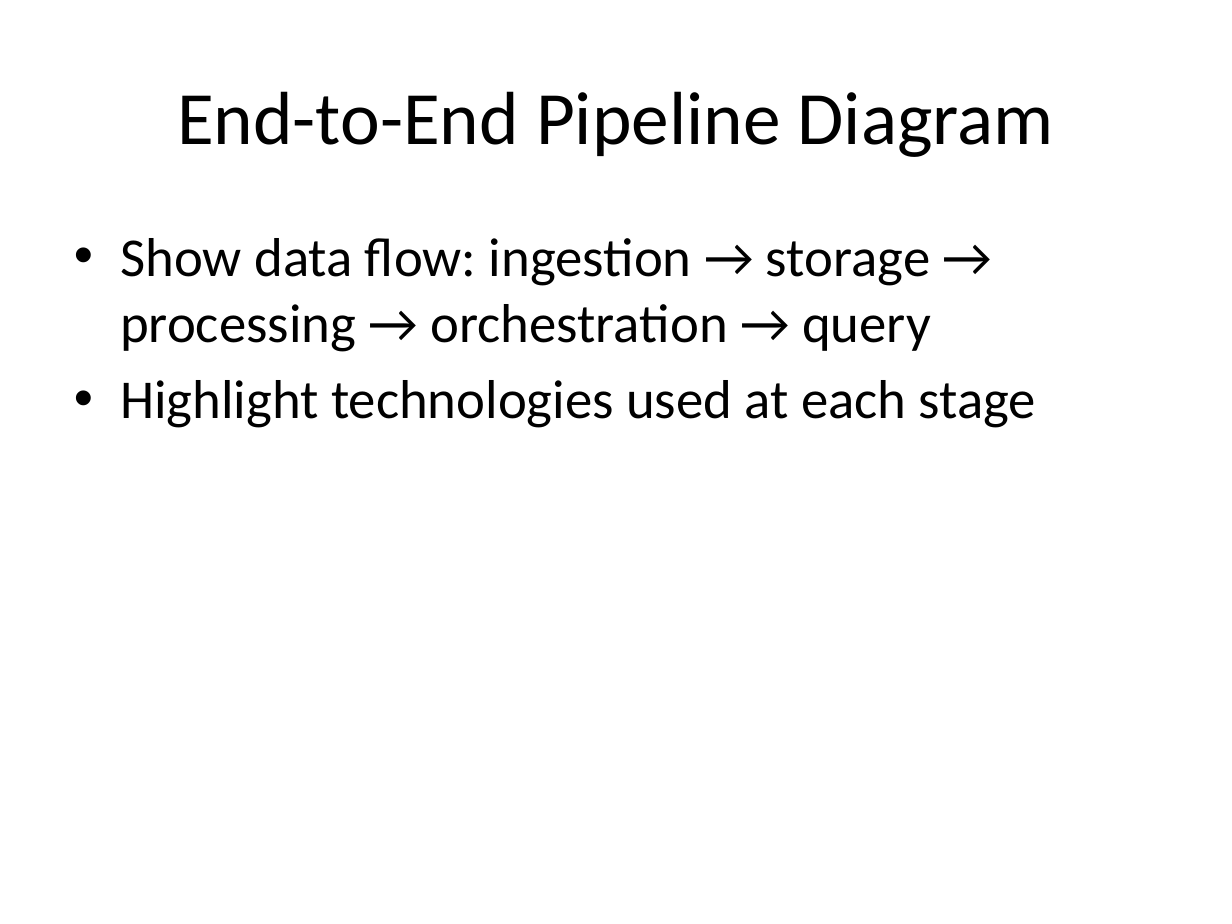
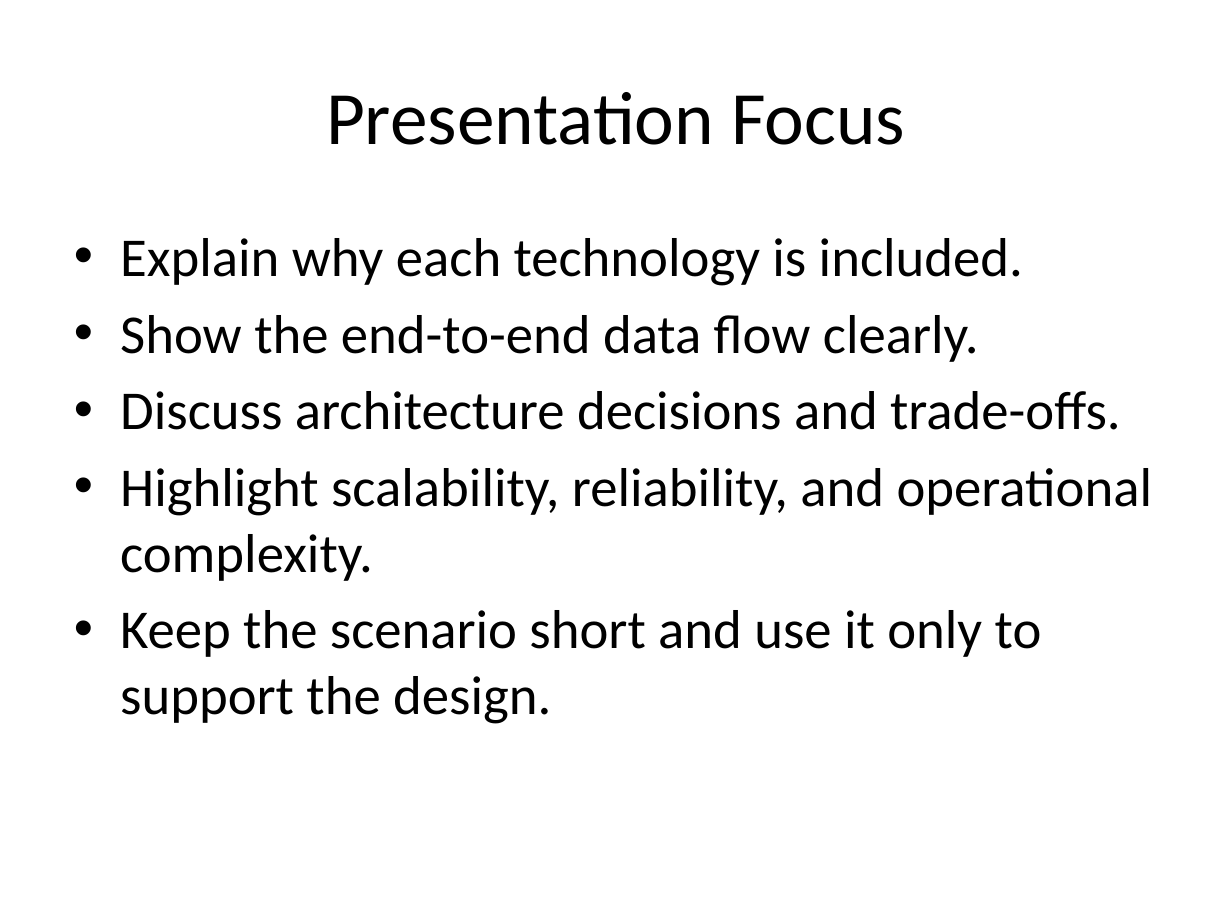
Before and after one commit to 883G/Onboarding-Newbies, a slide deck: slide 6 of Chapter 6- Final Project/asstes/Presentation Template.pptx (slide 3 before the commit). Drawn at 1232x924 pixels with LibreOffice and Linux fonts; fonts in the diff are those of the drawing. Boxes give left, top, right and bottom in pixels: in the first picture for what was removed or moved away, otherwise in the second. Text is boxed around its words. In the diff, an @@ line names an element or a change of style, - is before the commit and + after.

```diff
--- a/Chapter 6- Final Project/asstes/Presentation Template.pptx
+++ b/Chapter 6- Final Project/asstes/Presentation Template.pptx
@@ title at [326,92,905,145]: text changed @@
-End-to-End Pipeline Diagram
+Presentation Focus
@@ text at [120,238,1152,724]: text changed @@
-• Show data flow: ingestion → storage → processing → orchestration → query
-• Highlight technologies used at each stage
+• Explain why each technology is included.
+• Show the end-to-end data flow clearly.
+• Discuss architecture decisions and trade-offs.
+• Highlight scalability, reliability, and operational complexity.
+• Keep the scenario short and use it only to support the design.
```
Also in this commit, not shown: 1 other slide changed, 5 slides added, 8 slides removed, 2 other files.
